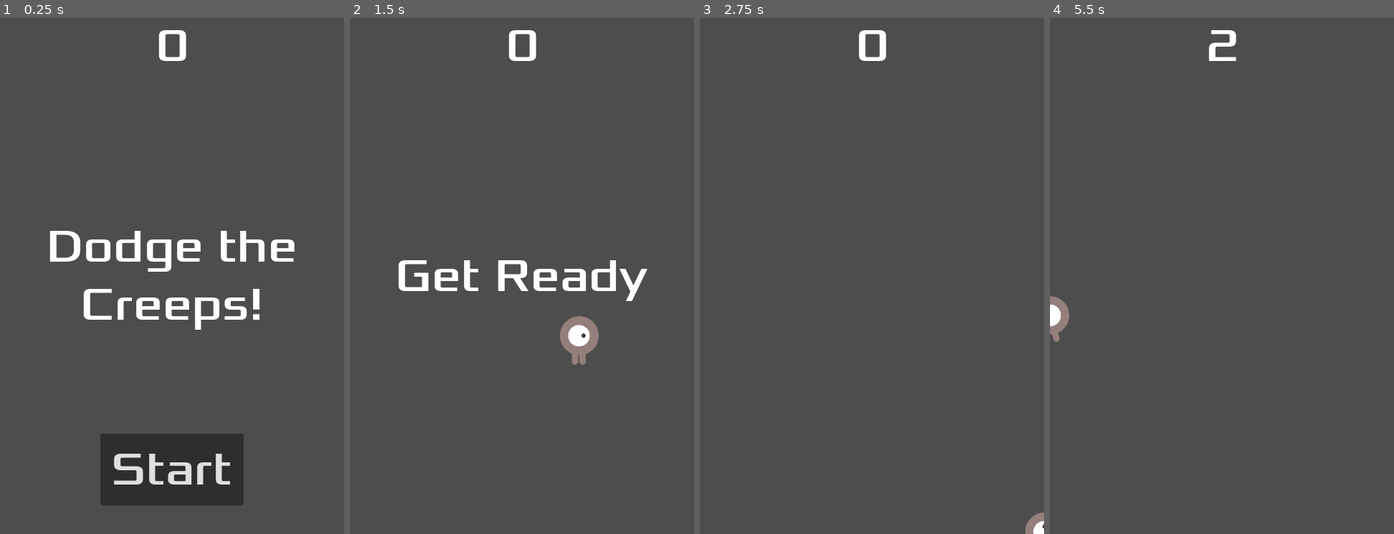
Above: before the commit, frames 1-4 (left to right).
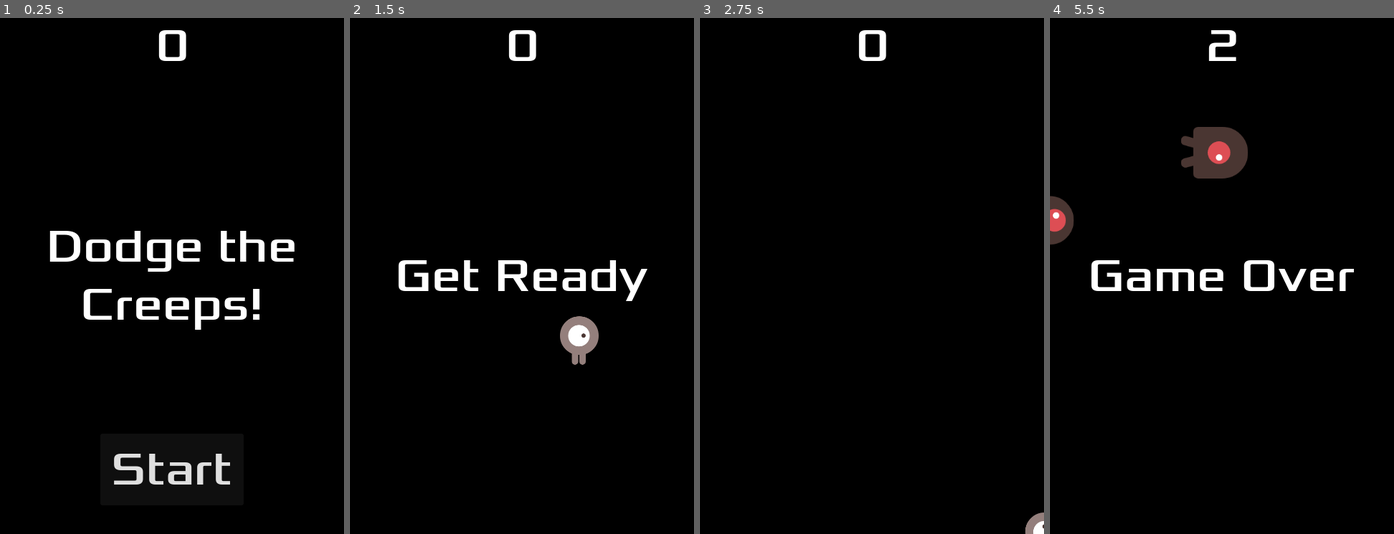
Above: after the commit, the same moments.

Repository: raluka/creeps_dodger
Game: Godot game, scene res://main.tscn
Same seed, same stepped clock (60 frames per second), same inputs: the game is played once before the commit and once after it.
Inputs:
- Up to frame 1 (0.25 s): no input
- Up to frame 2 (1.5 s): click "Start" at 0.5 s; tap Enter at 1.25 s; hold Right (move_right) from 1.28 s (still down)
- Up to frame 3 (2.75 s): release Right (move_right) at 2.03 s; hold Down (move_down) from 2.03 s (still down)
- Up to frame 4 (5.5 s): release Down (move_down) at 2.78 s; hold Right (move_right) 2.78-3.53 s; hold Up (move_up) 3.53-4.28 s; hold Left (move_left) from 4.28 s (still down)

The runs differ from the first frame. In frame 1, 96% of the frame differs, in the area x 0-100%, y 0-100%; in frame 2, 97%; in frame 3, 100%; in frame 4, 100%.

Commit message:
Add background

Diff:
--- a/main.tscn
+++ b/main.tscn
@@ -7,13 +7,21 @@
 
 [sub_resource type="Curve2D" id="Curve2D_lquwl"]
 _data = {
-"points": PackedVector2Array(0, 0, 0, 0, 0, -144, 0, 0, 0, 0, 2168, -128, 0, 0, 0, 0, 2168, 1464, 0, 0, 0, 0, -16, 1464, 0, 0, 0, 0, 0, -144)
+"points": PackedVector2Array(0, 0, 0, 0, 53.644466, 16, 0, 0, 0, 0, 285.7927, 16, 0, 0, 0, 0, 285.7927, 712, 0, 0, 0, 0, -16, 720, 0, 0, 0, 0, -16, 8)
 }
 point_count = 5
 
 [node name="Main" type="Node" unique_id=902232231]
 script = ExtResource("1_h2yge")
 mob_scene = ExtResource("2_1bvp3")
+
+[node name="ColorRect" type="ColorRect" parent="." unique_id=1857671690]
+anchors_preset = 15
+anchor_right = 1.0
+anchor_bottom = 1.0
+grow_horizontal = 2
+grow_vertical = 2
+color = Color(0, 0, 0, 1)
 
 [node name="Player" parent="." unique_id=364276918 instance=ExtResource("1_ig7tw")]
 
@@ -30,11 +38,12 @@
 position = Vector2(240, 450)
 
 [node name="MobPath" type="Path2D" parent="." unique_id=1168693716]
+position = Vector2(19.568596, 0)
+scale = Vector2(1.7230371, 1)
 curve = SubResource("Curve2D_lquwl")
 
 [node name="MobSpawnLocation" type="PathFollow2D" parent="MobPath" unique_id=1255024147]
-position = Vector2(0, -144)
-rotation = 0.00737994
+position = Vector2(53.644466, 16)
 
 [node name="HUD" parent="." unique_id=1538187000 instance=ExtResource("4_1bvp3")]
 
